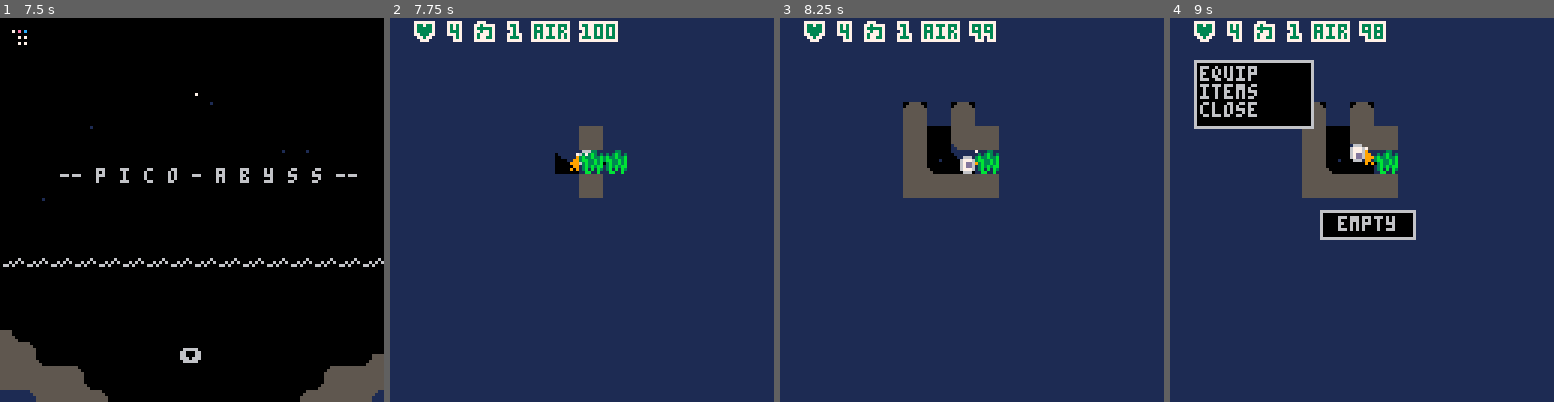
Above: before the commit, frames 1-4 (left to right).
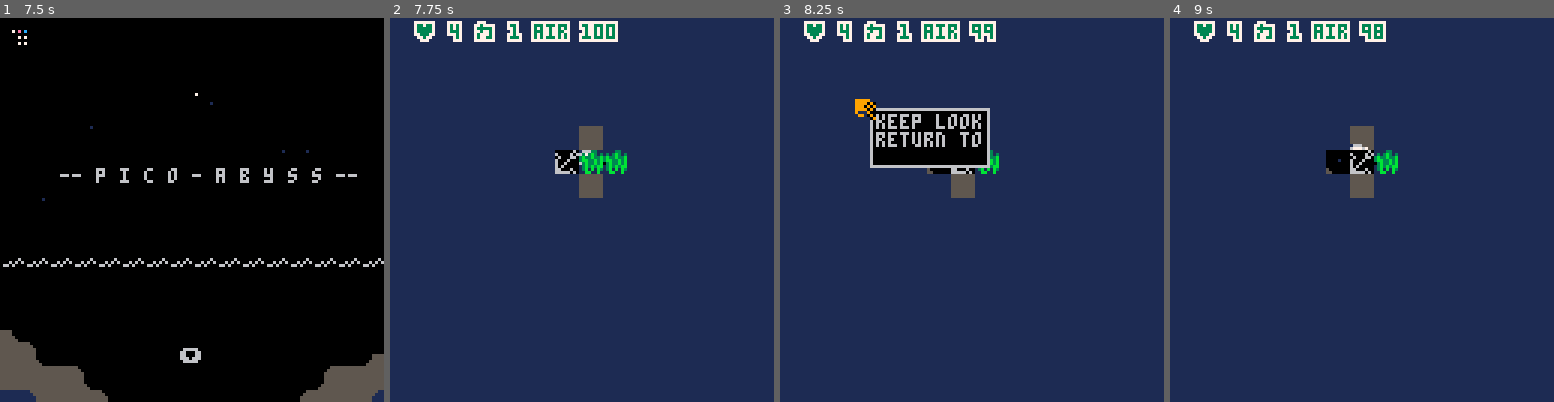
Above: after the commit, the same moments.

Repository: chebastian/picoabyss
Game: PICO-8 cartridge rouge.p8
Two runs of this game, one before a commit and one after it. Both use one fixed random seed, a clock stepped at 60 frames per second and the inputs below.
Inputs:
- Up to frame 1 (7.5 s): tap X (X key) at 0.33, 1.07, 1.85, 2.97, 4.08, 5.2, 6.32, 7.43 s; tap O (Z key) at 0.7, 1.7, 2.1, 2.5, 2.9, 3.3, 3.7, 4.1, 4.5, 4.9, 5.3, 5.7, 6.1, 6.5, 6.9, 7.3 s; hold Right 1.6-2.1 s; hold Up 2.15-2.42 s; hold Right 2.47-3.03 s; hold Left 3.08-3.58 s; hold Down 3.63-3.97 s; hold Right 4.02-4.68 s; hold Up 4.73-5.03 s; hold Left 5.08-5.68 s; hold Down 5.73-6.03 s; hold Right 6.08-6.58 s; hold Right 6.63-7.13 s; hold Up 7.18-7.45 s
- Up to frame 2 (7.75 s): hold Right from 7.5 s (still down); tap O (Z key) at 7.7 s
- Up to frame 3 (8.25 s): release Right at 8.07 s; tap O (Z key) at 8.1 s; hold Left from 8.12 s (still down)
- Up to frame 4 (9 s): tap O (Z key) at 8.5, 8.9 s; tap X (X key) at 8.55 s; release Left at 8.62 s; hold Down from 8.67 s (still down)

Frame 1 is identical in both runs. In frame 2, 0.3% of the frame differs, in the area x 42-50%, y 34-41%; in frame 3, 6.2%; in frame 4, 11%, in the area x 6-65%, y 10-58%.

Commit message:
add anchor menu and regain some tokens

Diff:
--- a/ent.lua
+++ b/ent.lua
@@ -85,6 +85,14 @@
   ent.can_dmg = false
   ent.can_walk = true
   sfx(4)
+end
+
+function on_anchor(ent, atk, np, d)
+  add_menu({"keep looking","return to surface"}, upd_inv, function(idx)
+    if idx == 2 then
+      restart()
+    end
+  end)
 end
 
 function gen_frames(id, len, arr)
@@ -305,7 +313,16 @@
     return -- we hit a wall
   end
 
-  -- pickup item
+  -- step on item
+  local stepent = step_ent_at(np)
+  if stepent and stepent.on_wlk then
+    stepent:on_wlk(ent,np,d)
+    move_t(ent.pos, d)
+    ent.ease = ease_lerp
+    return
+  end
+
+  -- pickup item or interact with fmob
   local itm = sld_ent_at(np)
   if itm and itm.can_pickup then
     ent.ease = ease_bump
--- a/game.lua
+++ b/game.lua
@@ -28,43 +28,47 @@
 	--
 	-- spr flags
 	--
-	_fsolid  = 0
-	_fchest  = 1
-	_flos_no = 2
-	_frubble  = 3
-	_fgrass = 4
+	_fsolid,
+	_fchest,
+	_flos_no,
+	_frubble,
+	_fgrass,
+	_fanchor = unpack(csv_to_arr("0,1,2,3,4,5"))
 
 	--
 	-- mob init
 	--
-	_mobplyr = 1
-	_mobexpl = 2
-	_mobmine = 3
-	_mobacid = 4
-	_mobsqid = 5
-	_mobsmok = 6
-	_mobsnek = 7
+	_mobplyr,
+	_mobexpl,
+	_mobmine,
+	_mobacid,
+	_mobsqid,
+	_mobsmok,
+	_mobsnek = unpack(csv_to_arr("1,2,3,4,5,6,7"))
 
 	--
 	-- fmobs
 	--
-	_mobdoor = 8
-	_mobchest = 9
-	_mobgrass = 10
+	_mobdoor,
+	_mobchest,
+	_mobgrass,
 	-- 11 waterline
+	_mobanchor = unpack(csv_to_arr("8,9,10,12"))
 
 	_hp = csv_to_arr("4,1,5,1,1,1,3,1,0")
 	_atk = csv_to_arr("1,2,1,1,1,0,1,1,0,0")
-	_anims = csv_to_arr("240,206,226,198,214,222,218,68,70,72,50")
+	_anims = csv_to_arr("240,206,226,198,214,222,218,68,70,72,50,90")
 	_mobupd = {}
 	_mobupd[_mobmine] = upd_mine
 	_mobupd[_mobsqid] = upd_sqid
 	_mobupd[_mobsnek] = upd_snek
 	_mobupd[_mobdoor] = noop
+	_mobupd[_mobanchor] = noop
 
 	_fmobs = {}
 	_fmobs[_mobdoor] = on_open
 	_fmobs[_mobchest] = on_open
+	_fmobs[_mobanchor] = on_open
 	-- mob gen
 	_gensqid =
 	{
@@ -178,6 +182,17 @@
  return chk_tile(p(x,y),_fsolid)
 end
 
+function step_ent_at(p)
+ for ent in all(_ents) do
+  if ent.pos.x == p.x
+  and ent.pos.y == p.y
+  and ent.can_walk
+  then
+   return ent
+  end
+ end
+end
+
 function sld_ent_at(p)
  for ent in all(_ents) do
   if ent.pos.x == p.x
@@ -391,7 +406,6 @@
   pop_upd()
   set_lst_pos(_cam)
   foreach(_ents,set_lst_pos)
---  foreach(_ents,on_ent_turn_done)
   _on_turn_done()
   return
  end
--- a/gen.lua
+++ b/gen.lua
@@ -16,7 +16,7 @@
     if not chk_tile(p(x,y),_fsolid) then
       add(open,{x=x,y=y})
     end
-end)
+  end)
 
   local startpos = arr_choose(open)
   _plyr.pos.x = startpos.x
@@ -31,7 +31,8 @@
   _cam.pos_ren.y = startpos.y
   set_lst_pos(_cam)
   upd_vistiles()
-
+  local anchor = add_fmob(_mobanchor, startpos, true)
+  anchor.on_wlk = on_anchor
 end
 
 function start_test()
--- a/rouge.p8
+++ b/rouge.p8
@@ -325,7 +325,7 @@
 
 
 __gff__
-0005000000000000000d000b00030003000000140000000000000003000b030300010101000000000004000000030000000100000000000000000500000000000000000004000b001400140000000000000000000400000014000000000000000000000000000000000000000000000000000000000000000000000000000000
+0005000000000000000d000b00030003000000140000000000000003000b030300010101000000000004000000030000000100000000000000000500000000000000000004000b001400140000000000000000000400000014002400000000000000000000000000000000000000000000000000000000000000000000000000
 0000000005000000000000000000000005050000000d0d0000000000000000000000050004000000000000000000000005000505000500050500000000000000000000000000000808080000000000000000000000000000000000000000040c0c0c000000000000000000000000000000000000000000000000000008080808
 __map__
 0000000000000000000000000000000005050505050505050505050505050000000000000000000000000000000000000000000000000000000000000000000000000000000000000000000000000000000000000000000000000000000000000000000000000000000000000000000000000000000000000000000000000000
--- a/ui.lua
+++ b/ui.lua
@@ -11,17 +11,17 @@
 function win_noop(win)
 end
 
+
+function add_menu(choices, upd, on_sel)
+   local win = add_win(30,30,40,10*#choices,choices)
+   win.upd = upd
+   win.on_sel = on_sel
+   win.sel = 1
+   return win
+end
+
 function add_menu_win()
- local choice = {
-  "equip",
-  "items",
-  "close"
- }
-
- local win = add_win(8,11,40,10*#choice,choice)
- win.upd = upd_inv
- win.sel = 1
- win.on_sel = on_menu_sel
+   add_menu({"equip", "items", "close"}, upd_inv,on_menu_sel)
 end
 
 function on_menu_sel(idx)
@@ -45,10 +45,7 @@
  for i in all(inv) do
   add(str,"".._lo_itms[i.id].name)
  end
- local win = add_win(8,11,40,10*#inv,str)
- win.upd = upd_inv
- win.on_sel = sel_cbk
- win.sel = 1
+ local win = add_menu(str,upd_inv, sel_cbk)
  win.t = nil
  win.chk_idx = chk_idx
 end
Not shown, changed: 24 lines of the sprite sheet (__gfx__) section of rouge.p8
Not shown, changed: todo.md
